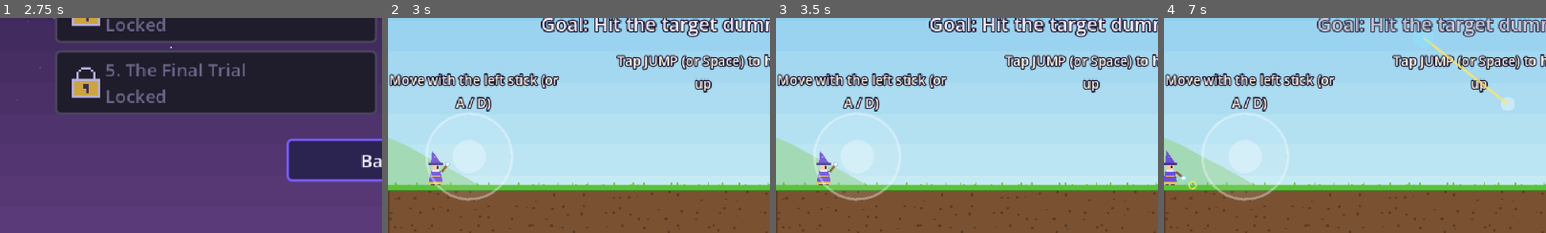
Above: before the commit, frames 1-4 (left to right).
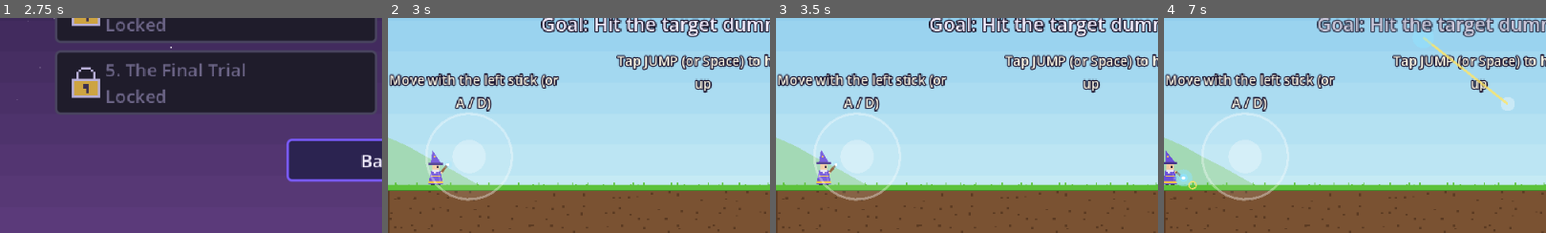
Above: after the commit, the same moments.

Repository: Lynnield/Arcane
Game: Godot game, scene res://scenes/ui/title.tscn
The game is run twice, just before and just after one commit, with the same random seed, the same clock (stepped at 60 frames per second) and the same inputs.
Inputs (mouse positions are % of the whole screen's width and height, from its top left):
- Up to frame 1 (2.75 s): tap Enter at 0.5 s; move the mouse to (72, 45) at 0.52 s; hold D (move_right) 0.53-1.25 s; hold Space (jump) 0.53-1.25 s; click (72, 45) at 0.67 s; click "Play Offline" at 1.25 s; click "Adventure (5 levels)" at 2 s
- Up to frame 2 (3 s): click "1. The First Spell Best --" at 2.75 s
- Up to frame 3 (3.5 s): no input
- Up to frame 4 (7 s): click "II" at 3.5 s; click "Restart" at 4.25 s; tap Space (jump) at 5 s; drag from (30, 55) to (45, 70) at 5.02 s; move the mouse to (60, 28) at 5.77 s; hold A (move_left) 5.78-6.5 s; hold Space (jump) 5.78-6.5 s; drag from (45, 70) to (20, 35) at 6.52 s
The pictures show only the part of the screen within x 0-50%, y 50-100%; the shares and areas given below are measured in that part.

Frame 1 is identical in both runs. In frame 2, 0.1% of the frame differs, in the area x 10-17%, y 61-78%; in frame 3, 0.2%; in frame 4, 0.4%, in the area x 0-8%, y 61-79%.

Commit message:
feat: animate the wizard (idle, run, jump, land, turn, aim, cast, hurt)
WizardVisual adds breathing and blinking, a run cycle with lean and trailing robe, squash and stretch on takeoff, landing and turning, falling billow, aim glow and sparks that grow with pull strength, cast recoil and flash, hurt knock-back tilt and respawn sparkles. A small Vfx helper draws dust and spark bursts. The wand is drawn through Player.wand_tip(), so orbs still spawn exactly at the tip; physics and hitbox are unchanged.

Diff:
--- a/scripts/player.gd
+++ b/scripts/player.gd
@@ -5,6 +5,8 @@
 
 signal health_changed(current: int, maximum: int)
 signal hurt
+signal jumped
+signal respawned
 signal died
 signal fired(origin: Vector2, velocity: Vector2)
 
@@ -100,6 +102,7 @@
 		_jump_buffer = 0.0
 		_coyote = 0.0
 		Sfx.play("jump")
+		jumped.emit()
 	# Releasing jump early gives a shorter hop.
 	if velocity.y < 0.0 and not holding_jump:
 		velocity.y += Tuning.PLAYER_GRAVITY * delta
@@ -174,6 +177,7 @@
 func respawn(at: Vector2) -> void:
 	teleport(at)
 	invulnerable = Tuning.RESPAWN_PROTECTION
+	respawned.emit()
 
 
 func teleport(at: Vector2) -> void:
--- /dev/null
+++ b/scripts/vfx.gd
@@ -0,0 +1,79 @@
+class_name Vfx
+extends Node2D
+## Lightweight one-shot particle bursts drawn as small pixel squares.
+## Spawned into the world (not the character) so particles stay where they
+## were emitted. Frees itself when every particle has faded.
+
+var _pos := PackedVector2Array()
+var _vel := PackedVector2Array()
+var _life := PackedFloat32Array()
+var _max_life := 0.5
+var _gravity := 0.0
+var _drag := 0.0
+var _color := Color.WHITE
+var _size := 2.0
+
+
+## Dust kicked up by feet. `bias` pushes it sideways (-1 left, 1 right).
+static func dust(parent: Node, at: Vector2, count: int, bias: float = 0.0) -> void:
+	var v := _make(parent, at, Color(0.92, 0.88, 0.8, 0.8), 0.45, 0.0, 4.0, 2.0)
+	for i in count:
+		var dir := Vector2(randf_range(-1.0, 1.0) + bias, randf_range(-0.6, -0.1)).normalized()
+		v._add(at + Vector2(randf_range(-3.0, 3.0), 0), dir * randf_range(15.0, 45.0))
+
+
+## Small magic sparks drifting off a wand while aiming.
+static func spark(parent: Node, at: Vector2, color: Color) -> void:
+	var v := _make(parent, at, color, 0.35, -20.0, 2.0, 1.0)
+	for i in 2:
+		v._add(at, Vector2(randf_range(-20.0, 20.0), randf_range(-25.0, 5.0)))
+
+
+## Ring of sparkles, e.g. when respawning at a checkpoint.
+static func sparkle(parent: Node, at: Vector2, color: Color, count: int = 14) -> void:
+	var v := _make(parent, at, color, 0.6, 30.0, 2.5, 2.0)
+	for i in count:
+		var a := TAU * i / count
+		v._add(at, Vector2(cos(a), sin(a)) * randf_range(40.0, 70.0))
+
+
+static func _make(parent: Node, at: Vector2, color: Color, life: float, gravity: float, drag: float, size: float) -> Vfx:
+	var v := Vfx.new()
+	v._color = color
+	v._max_life = life
+	v._gravity = gravity
+	v._drag = drag
+	v._size = size
+	v.z_index = 15
+	if is_instance_valid(parent):
+		parent.add_child(v)
+	return v
+
+
+func _add(at: Vector2, vel: Vector2) -> void:
+	_pos.append(at)
+	_vel.append(vel)
+	_life.append(_max_life * randf_range(0.7, 1.0))
+
+
+func _process(delta: float) -> void:
+	var alive := false
+	for i in _pos.size():
+		if _life[i] <= 0.0:
+			continue
+		alive = true
+		_life[i] -= delta
+		_vel[i] = (_vel[i] + Vector2(0, _gravity * delta)) * maxf(0.0, 1.0 - _drag * delta)
+		_pos[i] += _vel[i] * delta
+	if not alive:
+		queue_free()
+	queue_redraw()
+
+
+func _draw() -> void:
+	for i in _pos.size():
+		if _life[i] <= 0.0:
+			continue
+		var k := _life[i] / _max_life
+		var s := maxf(1.0, _size * k + 0.5)
+		draw_rect(Rect2(_pos[i].floor() - Vector2(s, s) / 2.0, Vector2(s, s)), Color(_color, _color.a * k))
--- a/scripts/wizard_visual.gd
+++ b/scripts/wizard_visual.gd
@@ -2,47 +2,241 @@
 extends Node2D
 ## Draws and animates a Player. Purely visual: it reads the player's state and
 ## never changes physics, so the hitbox and the orb spawn point stay the same.
+## The wand is always drawn through Player.wand_tip(), so the orb appears
+## exactly where the wand points.
+##
+## Animations: idle breathing and blinking, run cycle with lean and robe trail,
+## jump stretch, fall billow, landing squash with dust, turn squash, aim glow
+## and sparks, cast recoil and flash, hurt knock-back tilt, respawn sparkles.
+
+const SKIN := Color("f1c7a0")
+const EYE := Color("1b1530")
+const BEARD := Color("e8e4f0")
+const BOOT := Color("2a1f3d")
+const WAND := Color("8a5a32")
+const SQUASH_LIMIT := 0.3
 
 var player: Player
 
-
-func _process(_delta: float) -> void:
+var _t := 0.0
+var _scale := Vector2.ONE
+var _scale_vel := Vector2.ZERO
+var _tilt := 0.0
+var _hurt_tilt := 0.0
+var _run_phase := 0.0
+var _blink := 0.0
+var _next_blink := 2.5
+var _recoil := 0.0
+var _cast_flash := 0.0
+var _respawn_glow := 0.0
+var _spark_timer := 0.0
+var _last_facing := 1
+var _was_grounded := true
+var _fall_speed := 0.0
+
+
+func _ready() -> void:
+	_last_facing = player.facing
+	player.jumped.connect(_on_jumped)
+	player.hurt.connect(_on_hurt)
+	player.fired.connect(_on_fired)
+	player.respawned.connect(_on_respawned)
+
+
+func _grounded() -> bool:
+	if player.is_local:
+		return player.is_on_floor()
+	return absf(player.velocity.y) < 20.0
+
+
+func _world() -> Node:
+	return player.get_parent()
+
+
+func _process(delta: float) -> void:
+	var p := player
+	_t += delta
+	var grounded := _grounded()
+	var speed := clampf(absf(p.velocity.x) / Tuning.PLAYER_SPEED, 0.0, 1.0)
+
+	if grounded and not _was_grounded:
+		var impact := clampf(_fall_speed / Tuning.MAX_FALL_SPEED, 0.25, 1.0)
+		_kick(Vector2(1.0 + 0.25 * impact, 1.0 - 0.25 * impact))
+		Vfx.dust(_world(), p.global_position, int(3 + 6 * impact))
+	if not grounded:
+		_fall_speed = maxf(p.velocity.y, 0.0)
+	_was_grounded = grounded
+
+	if p.facing != _last_facing:
+		_last_facing = p.facing
+		_kick(Vector2(0.78, 1.05))
+
+	if grounded and speed > 0.1:
+		var before := _run_phase
+		_run_phase += delta * (7.0 + 9.0 * speed)
+		if speed > 0.6 and floori(before / PI) != floori(_run_phase / PI):
+			Vfx.dust(_world(), p.global_position, 2, -float(p.facing))
+	else:
+		_run_phase = 0.0
+
+	var target := Vector2.ONE
+	if not grounded:
+		var rise := clampf(-p.velocity.y / absf(Tuning.JUMP_VELOCITY), -1.0, 1.0)
+		target = Vector2(1.0 - rise * 0.08, 1.0 + rise * 0.12) if rise > 0.0 else Vector2(1.04, 0.98)
+	elif speed < 0.1:
+		target = Vector2(1.0, 1.0 + 0.025 * sin(_t * 2.6))
+	_scale_vel += ((target - _scale) * 260.0 - _scale_vel * 16.0) * delta
+	_scale += _scale_vel * delta
+	_scale = _scale.clamp(Vector2.ONE * (1.0 - SQUASH_LIMIT), Vector2.ONE * (1.0 + SQUASH_LIMIT))
+
+	var lean := 0.1 * speed * p.facing if grounded else 0.05 * clampf(p.velocity.x / Tuning.PLAYER_SPEED, -1.0, 1.0)
+	_hurt_tilt = move_toward(_hurt_tilt, 0.0, delta * 2.5)
+	_tilt = lerpf(_tilt, lean + _hurt_tilt, 1.0 - exp(-12.0 * delta))
+
+	_next_blink -= delta
+	if _next_blink <= 0.0:
+		_blink = 0.12
+		_next_blink = randf_range(2.2, 4.5)
+	_blink = maxf(_blink - delta, 0.0)
+	_recoil = move_toward(_recoil, 0.0, delta * 25.0)
+	_cast_flash = maxf(_cast_flash - delta, 0.0)
+	_respawn_glow = maxf(_respawn_glow - delta, 0.0)
+
+	if p.aiming and p.aim_velocity != Vector2.ZERO:
+		_spark_timer -= delta
+		if _spark_timer <= 0.0:
+			_spark_timer = lerpf(0.14, 0.04, _aim_power())
+			Vfx.spark(_world(), p.wand_tip(p.aim_velocity), p.orb_color)
 	queue_redraw()
+
+
+func _kick(squash: Vector2) -> void:
+	_scale = squash
+	_scale_vel = Vector2.ZERO
+
+
+func _aim_power() -> float:
+	return clampf(player.aim_velocity.length() / Tuning.ORB_MAX_SPEED, 0.0, 1.0)
+
+
+func _wand_dir() -> Vector2:
+	var p := player
+	if p.aiming and p.aim_velocity != Vector2.ZERO:
+		return p.aim_velocity.normalized()
+	var f := float(p.facing)
+	var sway := sin(_t * 2.6) * 0.06
+	if _grounded() and absf(p.velocity.x) > 10.0:
+		return Vector2(0.8 * f, -0.6).normalized().rotated(sway * f)
+	return Vector2(0.6 * f, -0.8).normalized().rotated(sway * f)
+
+
+func _on_jumped() -> void:
+	_kick(Vector2(0.8, 1.2))
+	Vfx.dust(_world(), player.global_position, 4)
+
+
+func _on_hurt() -> void:
+	_hurt_tilt = -0.35 * player.facing
+	_kick(Vector2(1.15, 0.85))
+
+
+func _on_fired(origin: Vector2, _vel: Vector2) -> void:
+	_recoil = 2.5
+	_cast_flash = 0.12
+	_kick(Vector2(1.08, 0.94))
+	Vfx.sparkle(_world(), origin, player.orb_color, 6)
+	_spark_timer = 0.1
+
+
+func _on_respawned() -> void:
+	_respawn_glow = 0.6
+	Vfx.sparkle(_world(), player.global_position + Vector2(0, -12), player.orb_color)
+
+
+## Body point (feet-origin space) after squash, tilt and recoil.
+func _body(point: Vector2, offset: Vector2) -> Vector2:
+	return offset + (point * _scale).rotated(_tilt)
 
 
 func _draw() -> void:
 	var p := player
 	var f := float(p.facing)
+	var back := -f
 	var robe := Color.WHITE if p.hurt_flash > 0.0 else p.robe_color
 	var dark := robe.darkened(0.35)
-	var skin := Color("f1c7a0")
-	var bob := 0.0
-	if absf(p.velocity.x) > 10.0 and absf(p.velocity.y) < 1.0 and int(Time.get_ticks_msec() / 100) % 2 == 0:
-		bob = -1.0
-
-	# Robe and feet
-	draw_rect(Rect2(-4, -1, 3, 1), Color("2a1f3d"))
-	draw_rect(Rect2(1, -1, 3, 1), Color("2a1f3d"))
+	var light := robe.lightened(0.2)
+	var grounded := _grounded()
+	var running := grounded and absf(p.velocity.x) > 10.0
+	var speed := clampf(absf(p.velocity.x) / Tuning.PLAYER_SPEED, 0.0, 1.0)
+	var dir := _wand_dir()
+	var offset := -dir * _recoil
+
+	if _respawn_glow > 0.0:
+		draw_circle(Vector2(0, -12), 16.0 * (1.0 - _respawn_glow / 0.6) + 6.0, Color(p.orb_color, _respawn_glow * 0.5))
+
+	draw_set_transform(offset, _tilt, _scale)
+
+	# Feet
+	var step := sin(_run_phase) if running else 0.0
+	var foot_a := Vector2(-4.0 + step * 1.5, -1.5 - maxf(step, 0.0) * 1.5)
+	var foot_b := Vector2(1.0 - step * 1.5, -1.5 - maxf(-step, 0.0) * 1.5)
+	if not grounded:
+		foot_a = Vector2(-4.0, -2.5)
+		foot_b = Vector2(1.0, -2.0)
+	draw_rect(Rect2(foot_a, Vector2(3, 1.5)), BOOT)
+	draw_rect(Rect2(foot_b, Vector2(3, 1.5)), BOOT)
+
+	# Robe: the back of the hem trails when running and billows when falling
+	var bob := -absf(sin(_run_phase)) * 1.2 if running else 0.0
+	var flare := 1.5 if not grounded and p.velocity.y > 40.0 else 0.0
+	var trail := speed * 1.5
+	var hem_back := Vector2(back * (6.0 + flare + trail), -1.0 - trail * 0.6)
+	var hem_front := Vector2(-back * (6.0 + flare), -1.0)
 	draw_colored_polygon(PackedVector2Array([
-		Vector2(-6, -1), Vector2(6, -1), Vector2(4, -12 + bob), Vector2(-4, -12 + bob)]), robe)
-	draw_rect(Rect2(-6, -3, 12, 2), p.trim_color)
+		hem_back, hem_front, Vector2(-back * 4.0, -12.0 + bob), Vector2(back * 4.0, -12.0 + bob)]), robe)
+	draw_line(Vector2(-back * 2.0, -11.0 + bob), Vector2(-back * 4.0, -2.0), light, 1.0)
+	draw_line(hem_back + Vector2(0, -1.5), hem_front + Vector2(0, -1.5), p.trim_color, 2.0)
 	draw_rect(Rect2(-4, -8 + bob, 8, 1), p.trim_color)
-	# Head
-	draw_rect(Rect2(-3, -18 + bob, 6, 6), skin)
-	draw_rect(Rect2(1.0 if f > 0.0 else -2.0, -16 + bob, 1, 2), Color("1b1530"))
-	draw_rect(Rect2(-3, -13 + bob, 6, 2), Color("e8e4f0"))
-	# Hat
-	draw_rect(Rect2(-6, -19 + bob, 12, 2), dark)
-	draw_colored_polygon(PackedVector2Array([
-		Vector2(-4, -19 + bob), Vector2(4, -19 + bob), Vector2(-3.0 * f, -29 + bob)]), robe)
-	draw_rect(Rect2(-1.0 * f - 0.5, -24 + bob, 1, 1), p.trim_color)
-	# Wand
-	var dir := p.aim_velocity.normalized() if p.aiming and p.aim_velocity != Vector2.ZERO else Vector2(0.6 * f, -0.8).normalized()
-	var hand := Vector2(Player.HAND.x * f, Player.HAND.y + bob)
-	draw_line(hand, hand + dir * Player.WAND_LENGTH, Color("8a5a32"), 2.0)
-	var glow := p.orb_color if p.aiming else p.orb_color.darkened(0.3)
-	draw_circle(hand + dir * Player.WAND_LENGTH, 3.0 if p.aiming else 2.0, Color(glow, 0.5))
-	draw_circle(hand + dir * Player.WAND_LENGTH, 1.2, Color.WHITE)
+
+	# Head, blinking eye and beard
+	draw_rect(Rect2(-3, -18 + bob, 6, 6), SKIN)
+	var eye_x := 1.0 if f > 0.0 else -2.0
+	if _blink > 0.0:
+		draw_rect(Rect2(eye_x - 0.5, -15 + bob, 2, 1), EYE)
+	else:
+		draw_rect(Rect2(eye_x, -16 + bob, 1, 2), EYE)
+	draw_rect(Rect2(-3, -13 + bob, 6, 2), BEARD)
+	draw_rect(Rect2(-1.0 + back * 0.5 + sin(_t * 2.0) * 0.4, -11 + bob, 2, 1.5), BEARD)
+
+	# Hat: tip sways, trails behind movement and lifts while falling
+	var hat_lift := -1.5 if not grounded and p.velocity.y > 60.0 else 0.0
+	var hat_y := -19.0 + bob + hat_lift
+	var tip := Vector2(-3.0 * f + sin(_t * 1.8) * 0.8 - clampf(p.velocity.x / Tuning.PLAYER_SPEED, -1.0, 1.0) * 1.5, -29.0 + bob + hat_lift)
+	draw_rect(Rect2(-6, hat_y, 12, 2), dark)
+	draw_colored_polygon(PackedVector2Array([Vector2(-4, hat_y), Vector2(4, hat_y), tip]), robe)
+	var star := Vector2(0, hat_y).lerp(tip, 0.45)
+	var twinkle := 1.0 + 0.5 * absf(sin(_t * 3.0))
+	draw_rect(Rect2(star - Vector2(twinkle, twinkle) / 2.0, Vector2(twinkle, twinkle)), p.trim_color)
+
+	# Arm and wand: drawn unscaled so the tip matches Player.wand_tip() exactly
+	var shoulder := _body(Vector2(2.5 * f, -10.0 + bob), offset)
+	draw_set_transform(Vector2.ZERO, 0.0, Vector2.ONE)
+	var tip_pos := p.wand_tip(dir) - p.global_position + offset
+	var hand := tip_pos - dir * Player.WAND_LENGTH
+	draw_line(shoulder, hand, robe, 2.0)
+	draw_rect(Rect2(hand - Vector2(1, 1), Vector2(2, 2)), SKIN)
+	draw_line(hand, tip_pos, WAND, 2.0)
+	var power := _aim_power() if p.aiming else 0.0
+	var pulse := 0.4 * sin(_t * 5.0)
+	var glow_r := 2.0 + pulse + power * 3.5
+	draw_circle(tip_pos, glow_r + 1.5, Color(p.orb_color, 0.25 + power * 0.25))
+	draw_circle(tip_pos, glow_r * 0.6, Color(p.orb_color, 0.8))
+	draw_circle(tip_pos, 1.2, Color.WHITE)
+	if _cast_flash > 0.0:
+		var k := 1.0 - _cast_flash / 0.12
+		draw_arc(tip_pos, 3.0 + k * 9.0, 0.0, TAU, 16, Color(1, 1, 1, 1.0 - k), 2.0)
+
 	if p.show_marker:
+		var y := -36.0 + sin(_t * 4.0)
 		draw_colored_polygon(PackedVector2Array([
-			Vector2(-3, -36), Vector2(3, -36), Vector2(0, -32)]), Color("f2c14e"))
+			Vector2(-3, y), Vector2(3, y), Vector2(0, y + 4)]), UiKit.GOLD)
Not shown, added: scripts/vfx.gd.uid
